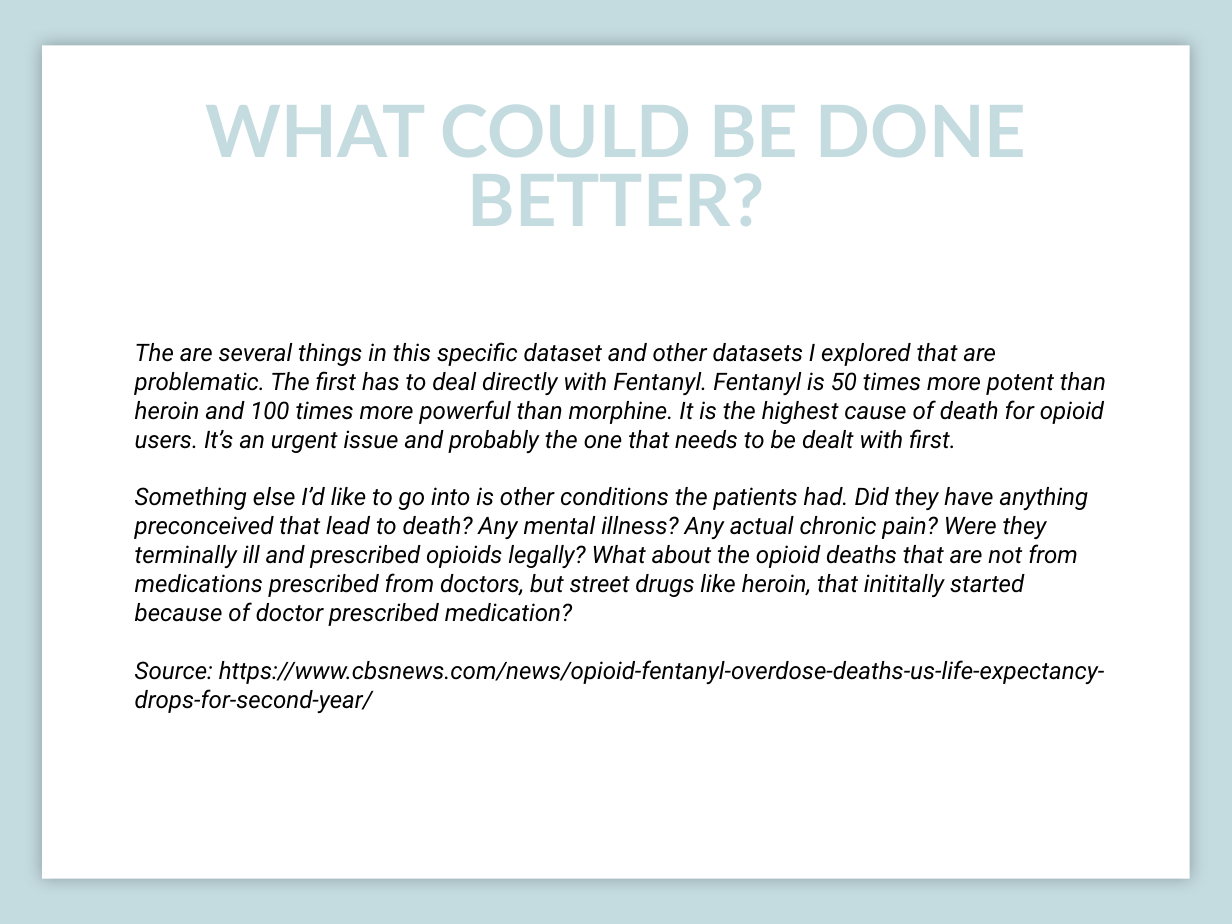
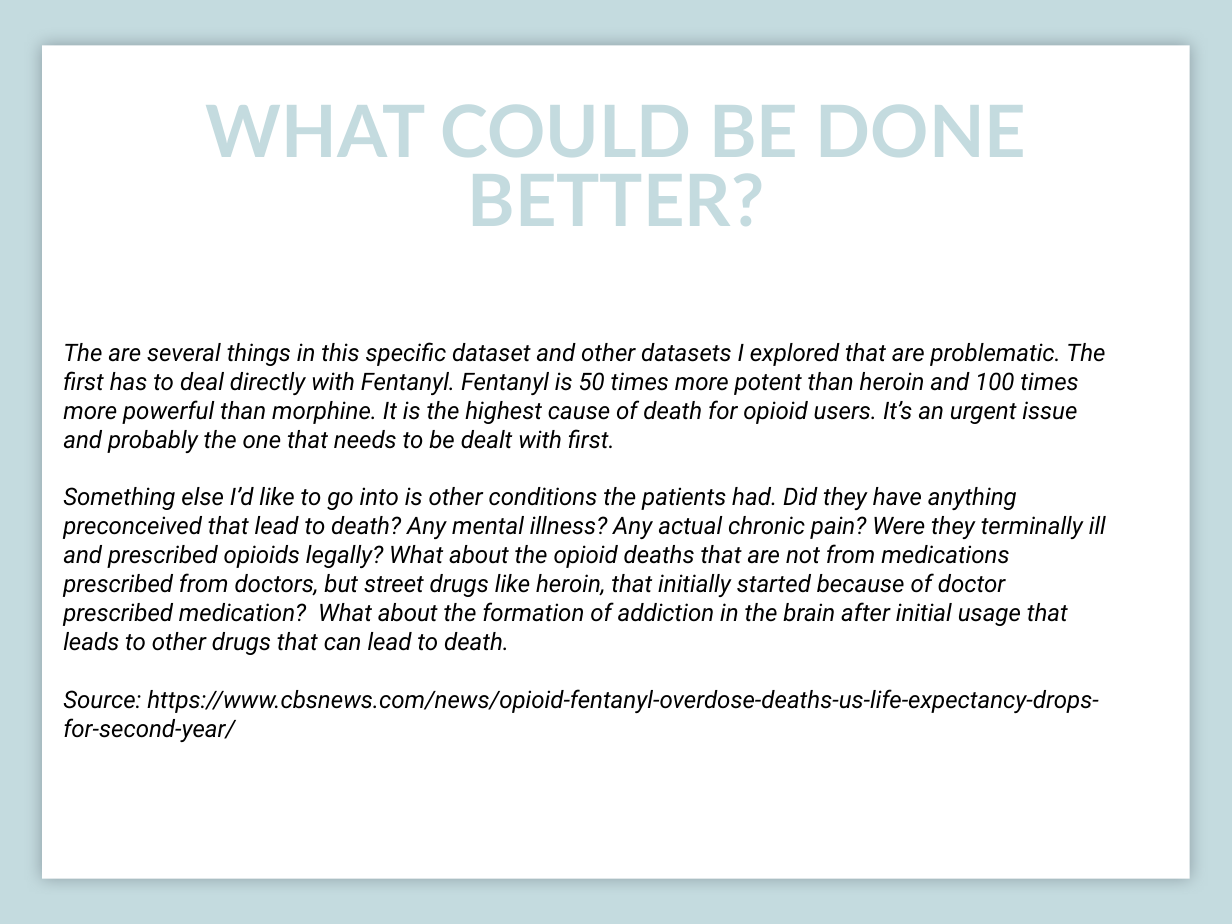
Before and after one commit to rajpatel84/capstone, a slide deck: slide 20 of Capstone.pptx (slide 19 before the commit). Drawn at 1232x924 pixels with LibreOffice and Linux fonts; fonts in the diff are those of the drawing. Boxes give left, top, right and bottom in pixels: in the first picture for what was removed or moved away, otherwise in the second. Text is boxed around its words. In the diff, an @@ line names an element or a change of style, - is before the commit and + after.

```diff
--- a/Capstone.pptx
+++ b/Capstone.pptx
@@ text "The are several things in ...": place and size @@
-text "The are several things in ..." at bbox=[135, 342, 1106, 713]
+text "The are several things in ..." at bbox=[63, 342, 1106, 742]
@@ text at bbox=[63, 487, 1106, 655]: text changed @@
-Something else I’d like to go into is other conditions the patients had. Did they have anything preconceived that lead to death? Any mental illness? Any actual chronic pain? Were they terminally ill and prescribed opioids legally? What about the opioid deaths that are not from medications prescribed from doctors, but street drugs like heroin, that inititally started because of doctor prescribed medication?
+Something else I’d like to go into is other conditions the patients had. Did they have anything preconceived that lead to death? Any mental illness? Any actual chronic pain? Were they terminally ill and prescribed opioids legally? What about the opioid deaths that are not from medications prescribed from doctors, but street drugs like heroin, that initially started because of doctor prescribed medication? What about the formation of addiction in the brain after initial usage that leads to other drugs that can lead to death.
```
Also in this commit, not shown: 6 other slides changed, 1 slide added.
